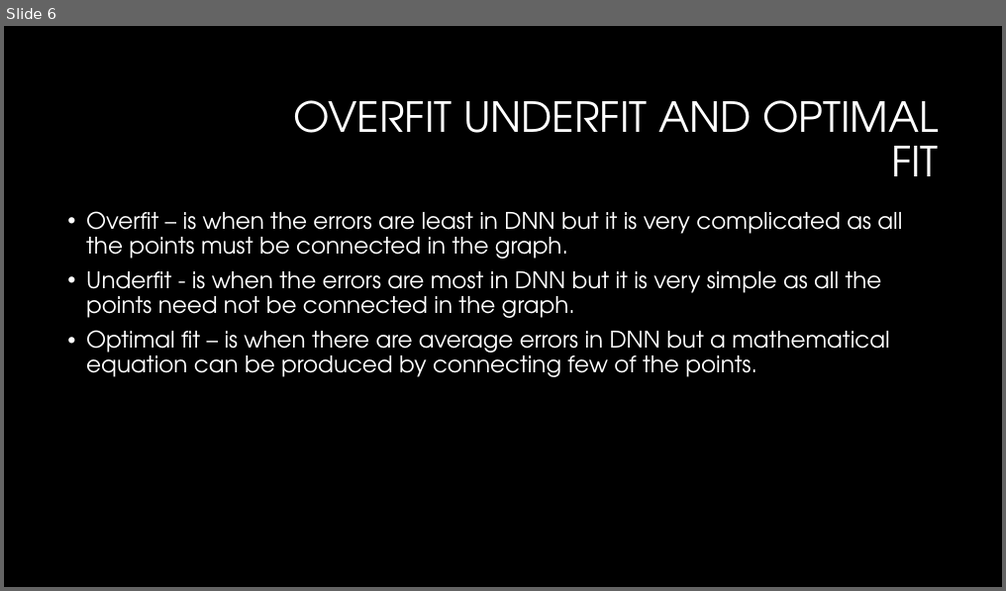
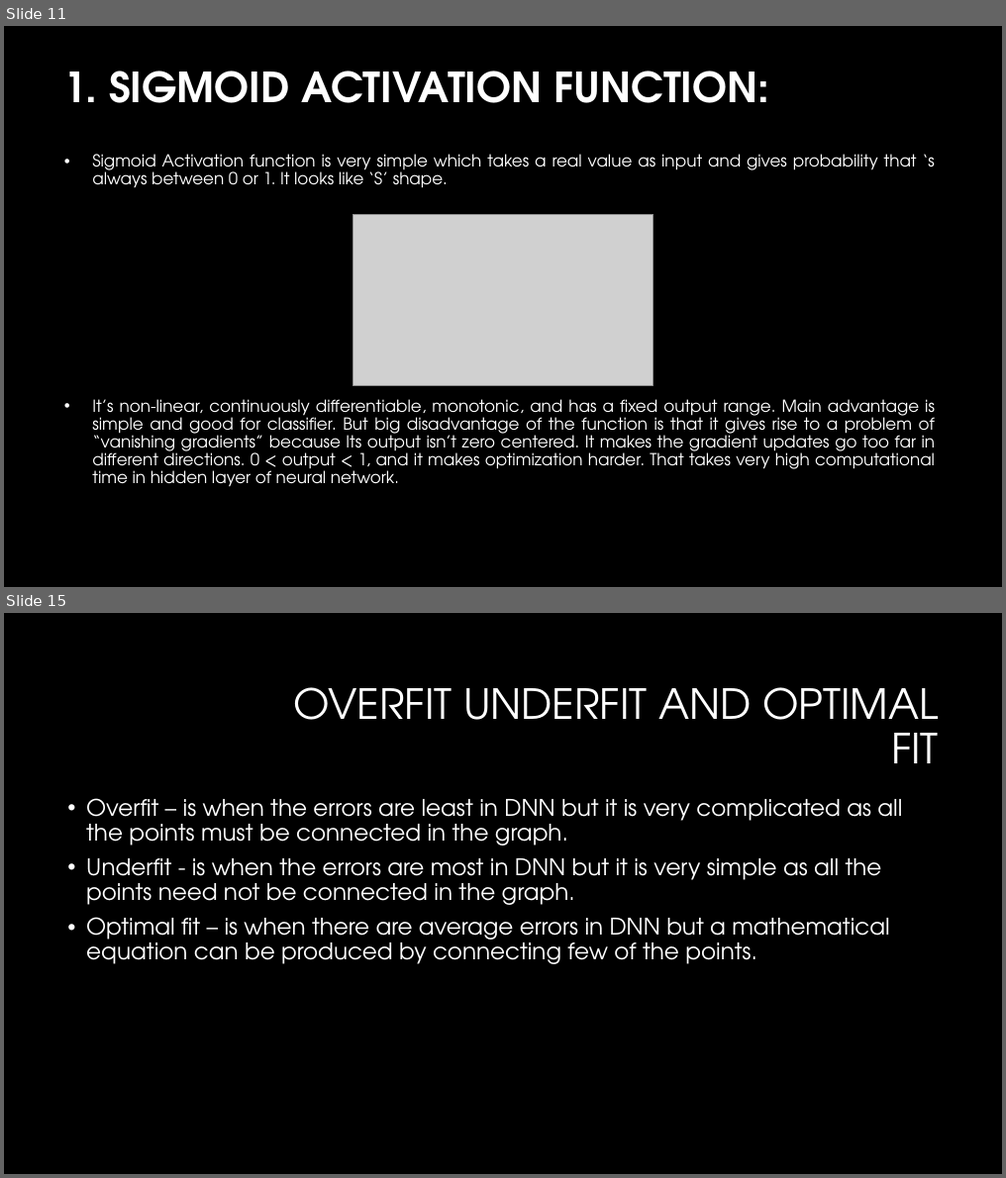
Before and after one commit to ENG19CS0006-Abhay/Deep-learning-DNN-, a slide deck: ENG19CS006(Abhay V R)(DL assignment 2).pptx. Shown one above the other, each under a label of ours: slide 6 before the commit, slides 11 and 15 after it; the slides between them are not shown. The pictures are 1006x591 and 1006x1178 pixels, drawn with LibreOffice and Linux fonts; fonts in the diff are those of the drawing; grey boxes stand for pictures; background and template pictures are left out. Boxes give left, top, right and bottom in pixels: in the first picture for what was removed or moved away, otherwise in the second. Text is boxed around its words. In the diff, an @@ line names an element or a change of style, - is before the commit and + after.

```diff
--- a/ENG19CS006(Abhay V R)(DL assignment 2).pptx
+++ b/ENG19CS006(Abhay V R)(DL assignment 2).pptx
@@ slide 11 added at (4, 26, 1002, 587), background #000000 @@
@@ title added at (64, 71, 770, 103), 40 pt, text #FFFFFF, bold @@
+1. SIGMOID ACTIVATION FUNCTION:
@@ text added at (92, 154, 936, 487), 16 pt, text #FFFFFF @@
+• Sigmoid Activation function is very simple which takes a real value as input and gives probability that ‘s always between 0 or 1. It looks like ‘S’ shape.
+• It’s non-linear, continuously differentiable, monotonic, and has a fixed output range. Main advantage is simple and good for classifier. But big disadvantage of the function is that it gives rise to a problem of “vanishing gradients” because Its output isn’t zero centered. It makes the gradient updates go too far in different directions. 0 < output < 1, and it makes optimization harder. That takes very high computational time in hidden layer of neural network.
@@ picture added at (352, 215, 653, 385) @@
@@ what was slide 6 is now slide 15 @@
```
Also in this commit, not shown: 9 other slides added, 1 slide removed.
